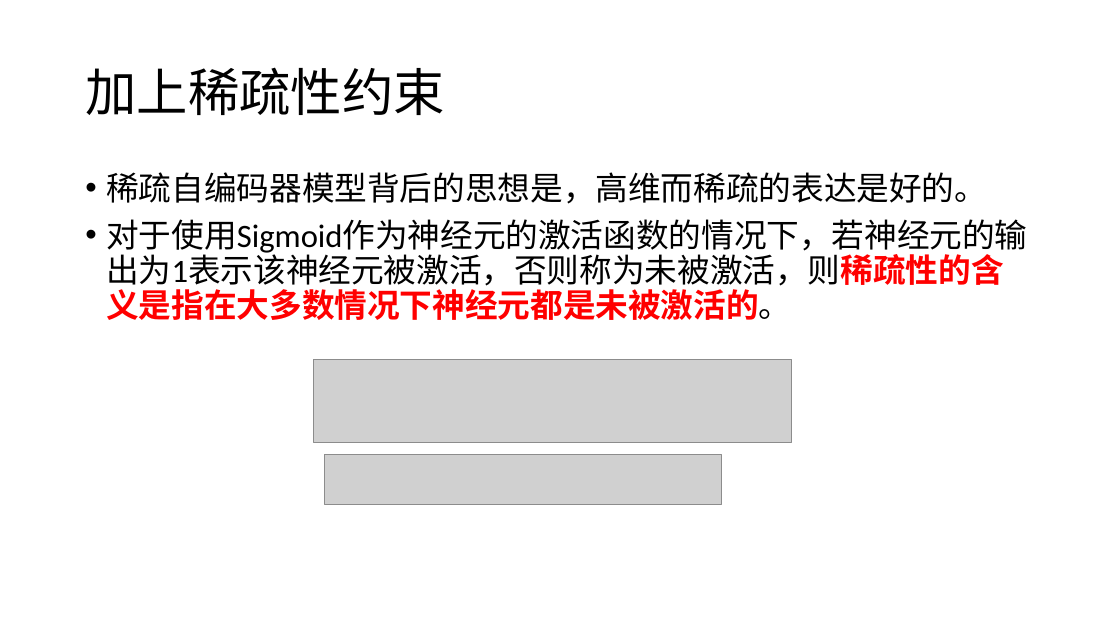
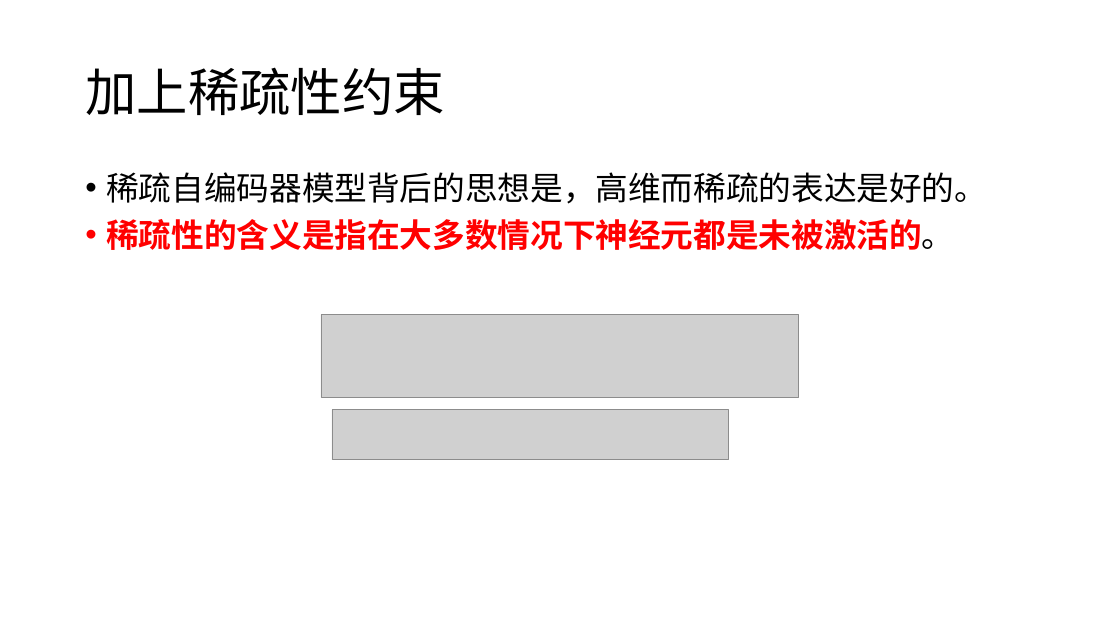
Before and after one commit to yashcao/Graduate-Study-Report, a slide deck: slide 11 of 2018年搬的砖/Device-Free Wireless Localization and Activity.pptx (slide 12 before the commit). Drawn at 1120x630 pixels with LibreOffice and Linux fonts; fonts in the diff are those of the drawing; grey boxes stand for pictures. Boxes give left, top, right and bottom in pixels: in the first picture for what was removed or moved away, otherwise in the second. Text is boxed around its words. In the diff, an @@ line names an element or a change of style, - is before the commit and + after.

```diff
--- a/2018年搬的砖/Device-Free Wireless Localization and Activity.pptx
+++ b/2018年搬的砖/Device-Free Wireless Localization and Activity.pptx
@@ text at (x1=106, y1=219, x2=954, y2=250): text changed; text colour #000000 to #FF0000; bold on @@
-• 对于使用Sigmoid作为神经元的激活函数的情况下，若神经元的输出为1表示该神经元被激活，否则称为未被激活，则稀疏性的含义是指在大多数情况下神经元都是未被激活的。
+• 稀疏性的含义是指在大多数情况下神经元都是未被激活的。
@@ picture moved from (x1=314, y1=360, x2=792, y2=443) to (x1=321, y1=315, x2=799, y2=398) @@
@@ picture moved from (x1=325, y1=455, x2=722, y2=504) to (x1=332, y1=410, x2=728, y2=460) @@
```
Also in this commit, not shown: 2 other slides changed, 3 other files.
